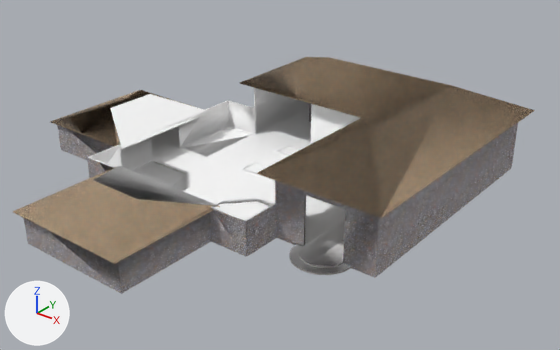
The COLLADA model Assets/Maps/Newcomers_Guild/Newcomers_Guild.dae, before and after one commit.
Camera for both pictures: a camera (50 mm lens) standing at (83.1, -39.0, 42.7) and looking at (30.4, 26.9, 1.8). Every picture has the same lights, and +X, +Y and +Z are marked at lower left. Vertices at the same position are counted once.

Objects in the first picture: 'SketchUp'.
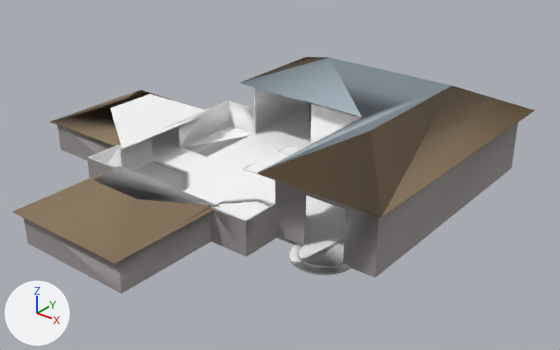
The change, as JSON lines over the scene's bpy script:
```json
{"op": "remove", "block": "mat_material_1", "code": "mat_material_1.texture = img_material_1_jpg"}
{"op": "add", "block": "mat_material_1", "code": "mat_material_1.base_color = (0.332, 0.309, 0.305)  # grey #9c9796"}
{"op": "remove", "block": "mat_material_7", "code": "mat_material_7.texture = img_material_7_jpg"}
{"op": "add", "block": "mat_material_7", "code": "mat_material_7.base_color = (0.262, 0.188, 0.112)  # brown #8c785e"}
{"op": "add", "block": "mat_material_0", "code": ["mat_material_0 = principled_material('material_0')", "mat_material_0.base_color = (0.371, 0.445, 0.497)  # grey #a4b2bb", "mat_material_0.roughness = 0.9"]}
{"block": "me_sketchup", "where": "me_sketchup.from_pydata(...)  # 2216 vertices, 6036 faces; spans x -0.8..51.3, y -0.8..51.3, z 0.0..11.5"}
{"block": "me_sketchup", "where": "# used by ob_sketchup; location = (0.0, 0.0, 0.0)"}
{"block": "me_sketchup", "change": "me_sketchup part 1: 11 faces spanning x 12.5..43.7, y 12.5..43.7, z 4.2..11.5 switch from mat_material_7 (picture img_material_7_jpg) to mat_material_0 (grey #a4b2bb)"}
```

Pixel boxes (x1, y1, x2, y2) of what changed, in the pictures (560 x 350 px):
```json
{"object": "SketchUp", "change": "surface changed", "before": [13, 57, 533, 291], "after": [13, 57, 533, 291]}
{"part": 1, "of": "me_sketchup", "change": "recoloured", "before": [240, 57, 452, 172], "after": [240, 57, 452, 172], "on screen": "brown to grey"}
```
